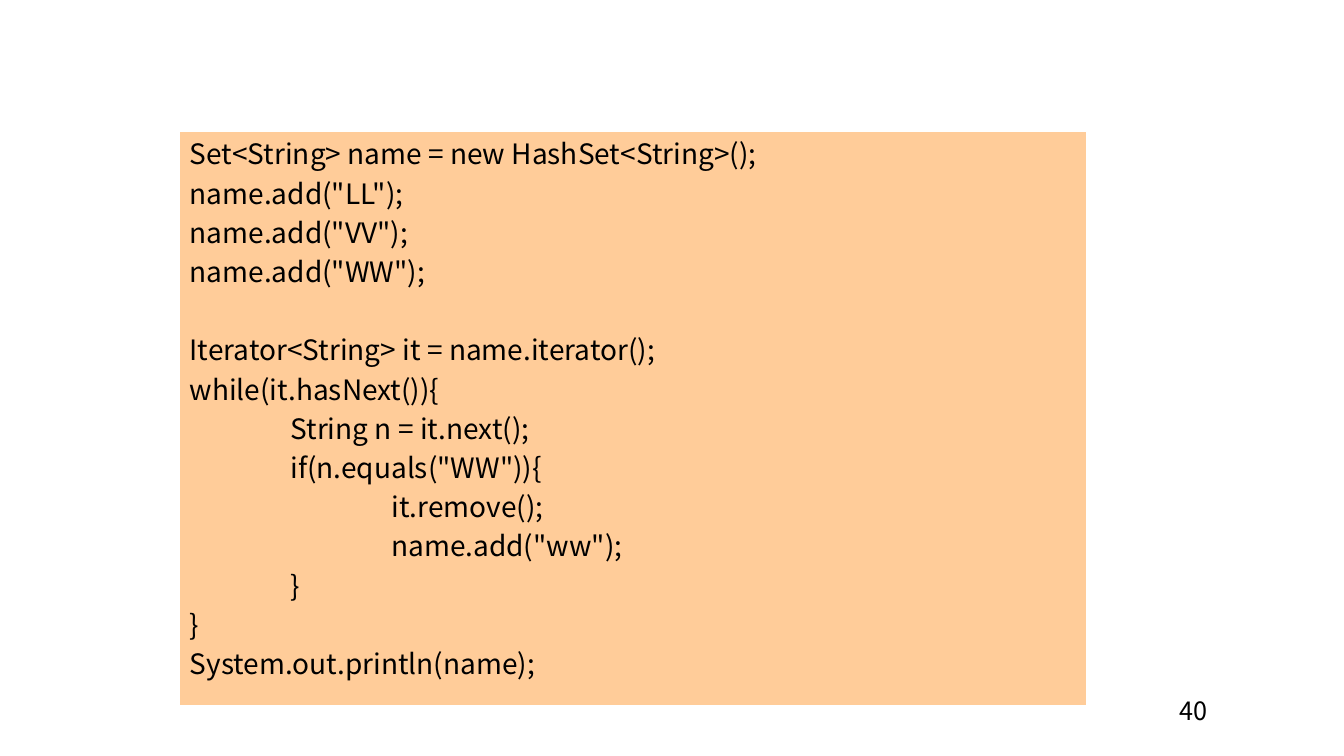
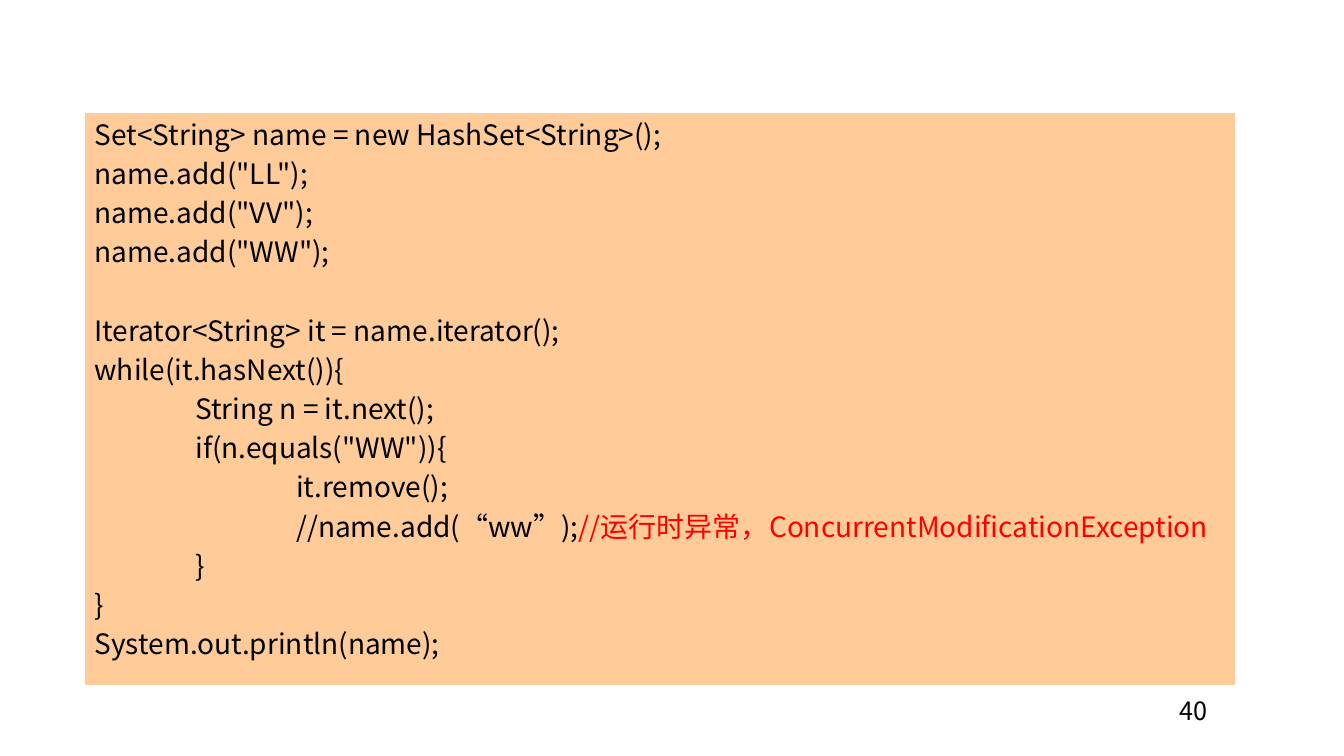
Before and after one commit to edu2act/course-JavaSE-Android, a slide deck: slide 40 of ch12/第12章 容器和泛型.pptx. Drawn at 1344x756 pixels with LibreOffice and Linux fonts; fonts in the diff are those of the drawing; background and template pictures are left out. Boxes give left, top, right and bottom in pixels: in the first picture for what was removed or moved away, otherwise in the second. Text is boxed around its words. In the diff, an @@ line names an element or a change of style, - is before the commit and + after.

```diff
--- a/ch12/第12章 容器和泛型.pptx
+++ b/ch12/第12章 容器和泛型.pptx
@@ rectangle "Set<String> name = new HashSet<String>();": place and size @@
-rectangle "Set<String> name = new HashSet<String>();" at bbox=[179, 132, 1087, 706]
+rectangle "Set<String> name = new HashSet<String>();" at bbox=[85, 112, 1236, 686]
@@ text in rectangle at bbox=[296, 513, 1208, 544]: text changed; text colour #000000 to #FF0000 @@
-name.add("ww");
+//name.add(“ww”);//运行时异常，ConcurrentModificationException
```
Also in this commit, not shown: 11 other slides changed, 21 other files.
